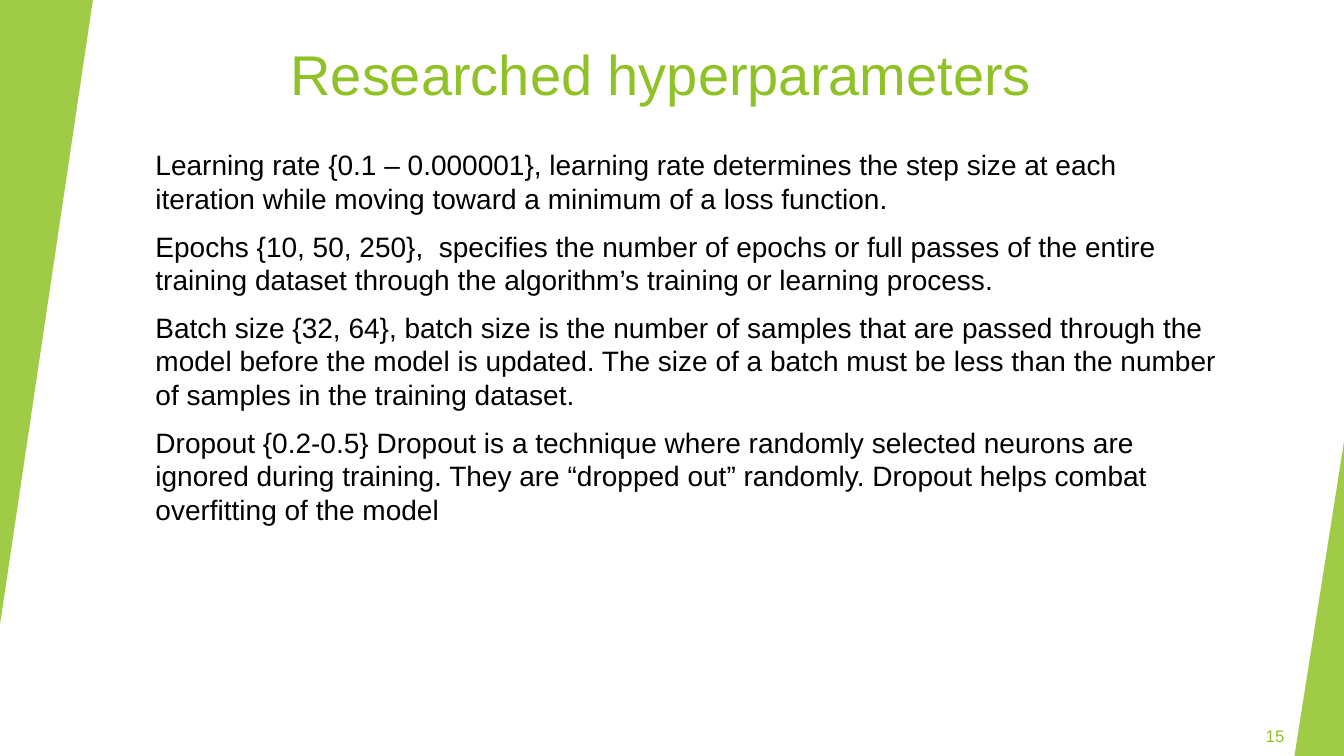
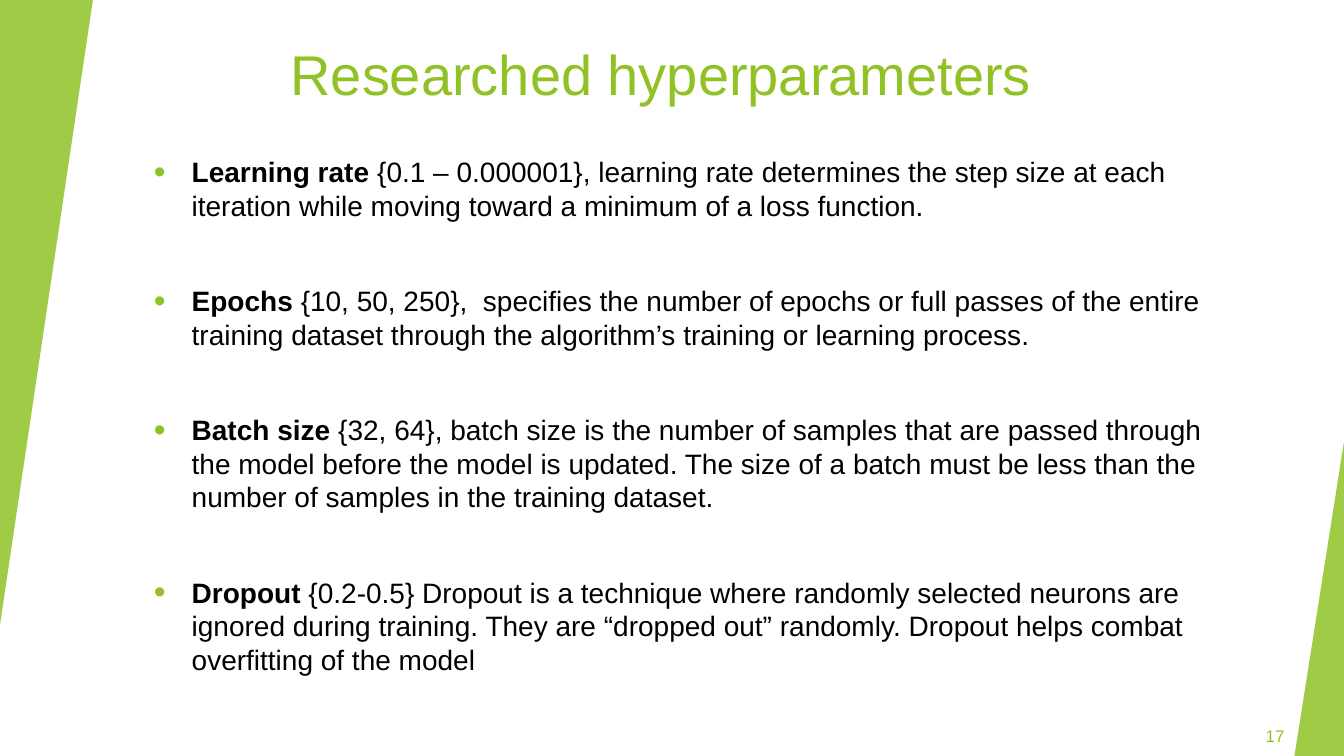
Before and after one commit to Shenhav26/Final_project, a slide deck: slide 17 of capstone project phase A.pptx (slide 15 before the commit). Drawn at 1344x756 pixels with LibreOffice and Linux fonts; fonts in the diff are those of the drawing. Boxes give left, top, right and bottom in pixels: in the first picture for what was removed or moved away, otherwise in the second. Text is boxed around its words. In the diff, an @@ line names an element or a change of style, - is before the commit and + after.

```diff
--- a/capstone project phase A.pptx
+++ b/capstone project phase A.pptx
@@ text "Learning rate {0.1 – 0.000001}, ...": place and size @@
-text "Learning rate {0.1 – 0.000001}, ..." at (155, 154, 1215, 525)
+text "Learning rate {0.1 – 0.000001}, ..." at (192, 161, 1201, 675)
@@ text "Learning rate {0.1 – 0.000001}, ..." at (192, 161, 1201, 675): bold on in "Learning rate", "Epochs", "Batch size", "Dropout"; bullet none to • @@
@@ page number at (1266, 730, 1285, 742): text changed @@
-15
+17
```
Also in this commit, not shown: 11 other slides changed, 3 slides added.
